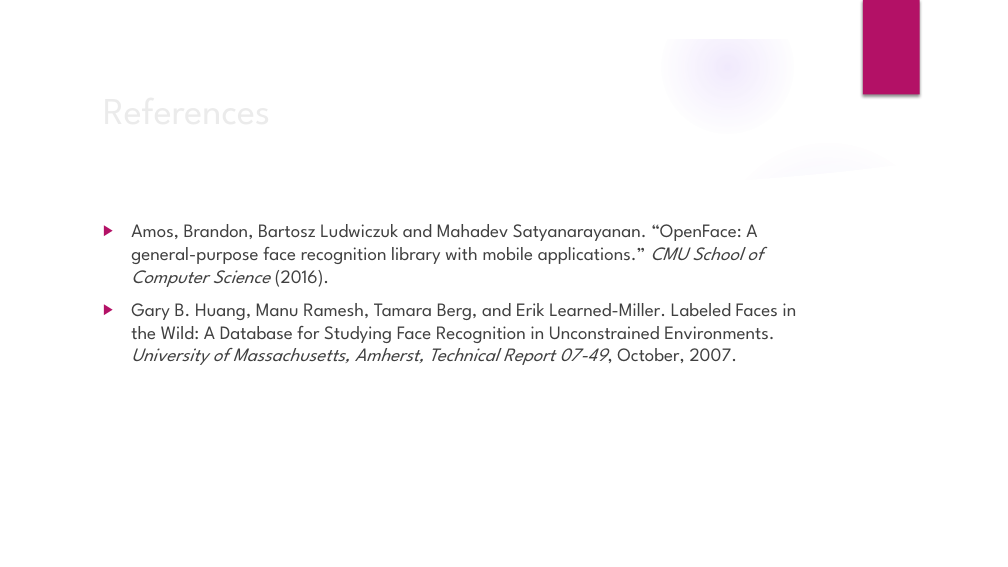
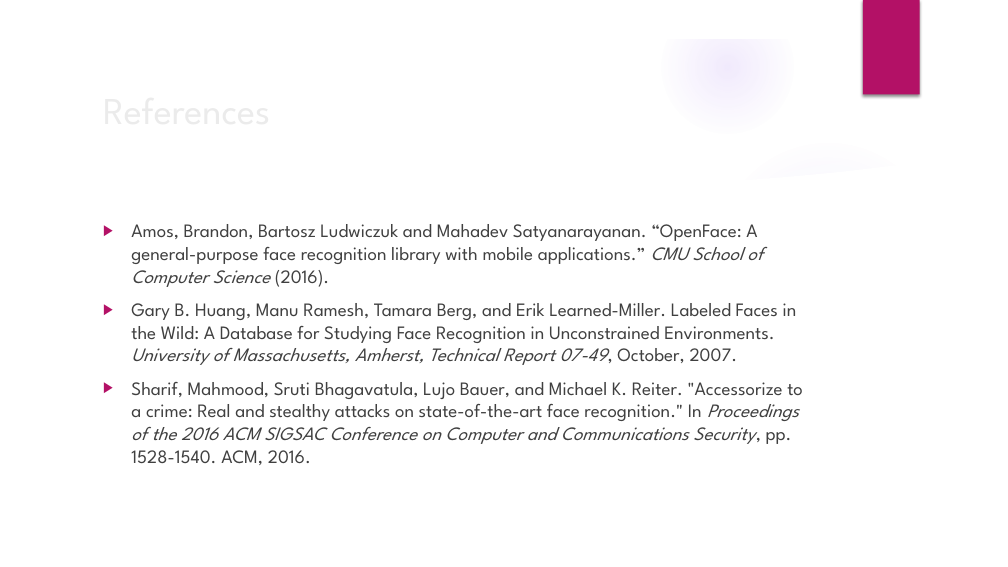
Before and after one commit to erstrong/BigDataSystemsandIntelligenceAnalytics, a slide deck: slide 13 of AdversarialFaceRecognition/ProgressReport.pptx (slide 12 before the commit). Drawn at 1008x567 pixels with LibreOffice and Linux fonts; fonts in the diff are those of the drawing; background and template pictures are left out. Boxes give left, top, right and bottom in pixels: in the first picture for what was removed or moved away, otherwise in the second. Text is boxed around its words. In the diff, an @@ line names an element or a change of style, - is before the commit and + after.

```diff
--- a/AdversarialFaceRecognition/ProgressReport.pptx
+++ b/AdversarialFaceRecognition/ProgressReport.pptx
@@ text at bbox=[131, 382, 803, 465]: paragraph added @@
+▶ Sharif, Mahmood, Sruti Bhagavatula, Lujo Bauer, and Michael K. Reiter. "Accessorize to a crime: Real and stealthy attacks on state-of-the-art face recognition." In Proceedings of the 2016 ACM SIGSAC Conference on Computer and Communications Security, pp. 1528-1540. ACM, 2016.
```
Also in this commit, not shown: 9 other slides changed, 2 slides added, 1 slide removed, 35 other files.
